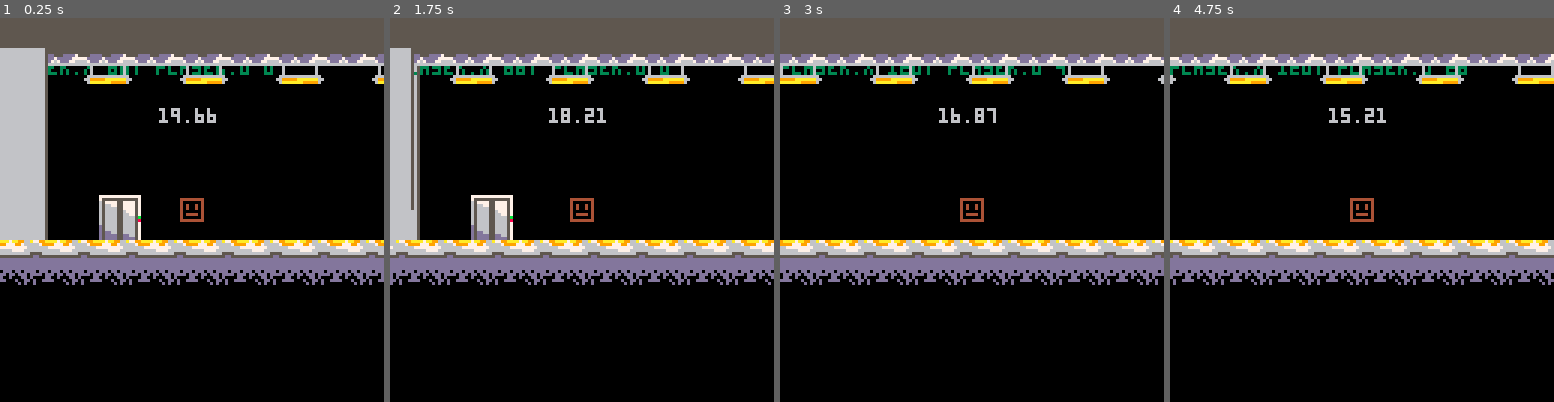
Above: before the commit, frames 1-4 (left to right).
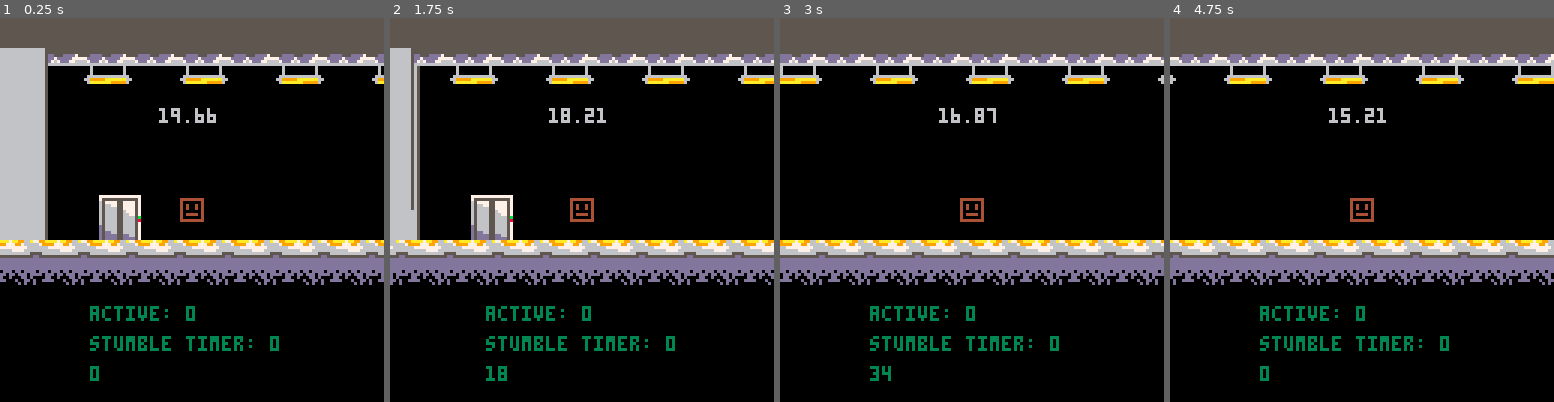
Above: after the commit, the same moments.

Repository: NeoTheSilent/20SGJ-2025-Save-The-World
Game: PICO-8 cartridge savetheworld.p8
Two runs of this game, one before a commit and one after it. Both use one fixed random seed, a clock stepped at 60 frames per second and the inputs below.
Inputs:
- Up to frame 1 (0.25 s): no input
- Up to frame 2 (1.75 s): tap X (X key) at 0.33, 1.07 s; tap O (Z key) at 0.7, 1.7 s; hold Right from 1.6 s (still down)
- Up to frame 3 (3 s): tap X (X key) at 1.85, 2.97 s; release Right at 2.1 s; tap O (Z key) at 2.1, 2.5, 2.9 s; hold Up 2.15-2.42 s; hold Right from 2.47 s (still down)
- Up to frame 4 (4.75 s): release Right at 3.03 s; hold Left 3.08-3.58 s; tap O (Z key) every 0.4 s from 3.3 to 4.5 s; hold Down 3.63-3.97 s; hold Right 4.02-4.68 s; tap X (X key) at 4.08 s; hold Up from 4.73 s (still down)

The runs differ from the first frame. In frame 1, 1.8% of the frame differs, in the area x 12-73%, y 12-95%; in frame 2, 1.9%; in frame 3, 2.0%; in frame 4, 2.0%, in the area x 0-78%, y 12-95%.

Commit message:
Version 0.4
Version 0.4 - Bug Fixes have been made, and fine-tuning of the "fail" systems have been implemented. As it stands, messing up the QTE will cause you to suffer a penalty of 1 second for the failed one, and auto fail the rest (which would also give additional punishment.) We still need to balance it appropriately, but this should do the job fine. As it stands, the player can fail effectively "3" buttons before victory is more or less impossible.

I'd love to spend more time adjusting the QTE mechanics, I feel that I can make it less clunky, though I still need to adjust the sprites and animations appropriately.

Diff:
--- a/savetheworld.p8
+++ b/savetheworld.p8
@@ -5,8 +5,9 @@
 	timer=0
 	frame=30
 	clr=6
-	limit=1600
 	explosion=0
+	stumble=false
+	stumbletimer=0
 
 	qtetimer=0
 	active=0
@@ -16,6 +17,8 @@
 		player.y=98
 		player.d=0
 		player.m=2
+
+	distance={300,600,900,1200,1600}
 
 	answer={
 	 {4,5},
@@ -46,8 +50,12 @@
   end
  end
  --[[qte timer update]]--
- if true then
-  qtetimer+=1
+ qtetimer+=1
+ --[[stumble]]
+ if stumbletimer!=0 then
+  stumbletimer-=1
+ else
+  stumble=false
  end
 --[[color for timer]]--
 	if timer>=10 and timer<15then
@@ -66,10 +74,14 @@
  cls()
  map(0,0)
  debug()
- qte(300,answer[1])
- qte(600,answer[2])
- qte(900,answer[3])
- qte(1200,answer[4])
+
+ for i=1,4 do
+  if answer[i][#answer[i]]!=0
+  and	player.d >= distance[i] then
+	  qte(i,answer[i])
+	 end
+ end
+
 	ui()
  for i=1,7 do
 	 rectfill(270-player.d+(200*(i-1)),54,300-player.d+(200*(i-1)),111,5)
@@ -91,16 +103,15 @@
 
 function move()
  if player.x!=172 then
-	 if btn(1) then
+	 if btn(1) and not stumble then
 	  if player.x==120
-	  and player.d<limit then
+	  and player.d<distance[5] then
 	   player.d+=4
 	  elseif active==0 then
 		  player.x+=player.m
 		 end
 	 elseif btn(0) then
-	  if player.d<limit
-	  and player.d>0  then
+	  if player.d>0  then
 	   player.d-=4
 	  elseif player.x>16 then
 	   player.x-=player.m
@@ -111,13 +122,14 @@
 -->8
 --qte
 
-function qte(place,rep)
- if place==player.d then
+function qte(num,rep)
+--
+ if distance[num]==player.d then
   qtetimer=0
- elseif place<player.d and rep[#rep]!=0 then
+ elseif distance[num]<player.d and rep[#rep]!=0 then
   for i=1,#rep do
    if active<i then
-	   sspr(0+((flr(qtetimer/6)*8)*(tonum(active+1==i))),
+	   sspr(0+((flr(qtetimer/4)*8)*(tonum(active+1==i))),
 	   24,8,8,(player.x-4)+(i*16)
 	   -(ceil(#rep/2)*16)-(8-(#rep%2)*8),
 	   player.y-30,16,16)
@@ -125,27 +137,51 @@
 	   -(ceil(#rep/2)*16)-(8-(#rep%2)*8),
 	   player.y-25)
 	  end
-  end
-  --
+	 end
+--if
 	 if btnp(rep[active+1]) then
 	  if active!=#rep then
-	   active+=1
-	   qtetimer=0
+    set(rep)
 	  end
-	  if active==#rep then
-	   active=0
-	   rep[#rep]=0
+	 else
+		 for i=2,5 do
+	   if (btnp(i) and i!=rep[active+1])
+	   or qtetimer>=60 then
+					trip(rep)
+					rest(rep)
+	   end
 	  end
+	 end
+
+  if active==#rep then
+   rest(rep)
   end
- end
+	end
+end
+
+function set()
+ active+=1
+	qtetimer=0
+end
+
+function rest(rep)
+ active=0
+ rep[#rep]=0
+end
+
+function trip(rep)
+ stumble=true
+	stumbletimer+=30*(#rep-active)
+	qtetimer=0
 end
 -->8
 --debug
 
 function debug()
  --print("normal timer: "..timer,player.x-60,player.y-60,3)
- --print("q.t.e. timer: "..qtetimer,player.x-60,player.y-52,3)
- print("player.x "..player.x.."| player.d "..player.d,player.x-60,player.y-46,3)
+ print("stumble timer: "..stumbletimer,player.x-30,player.y+46,3)
+ print("active: "..active,player.x-30,player.y+36,3)
+ print(btn(),player.x-30,player.y+56)
 end
 -->8
 -- ui
